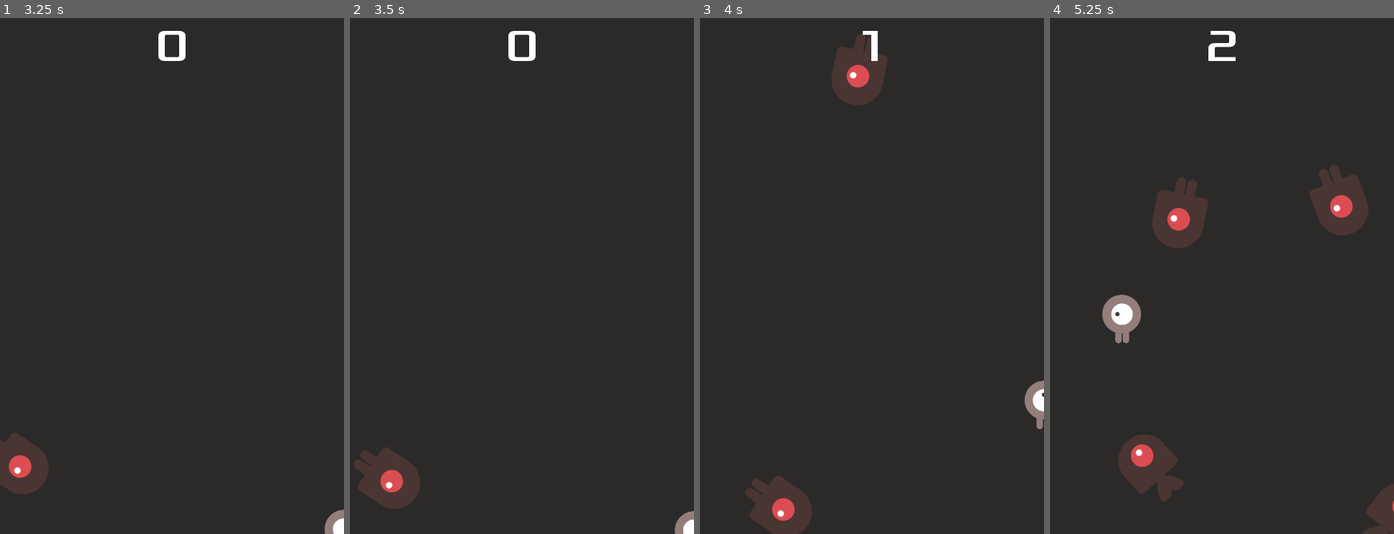
Above: before the commit, frames 1-4 (left to right).
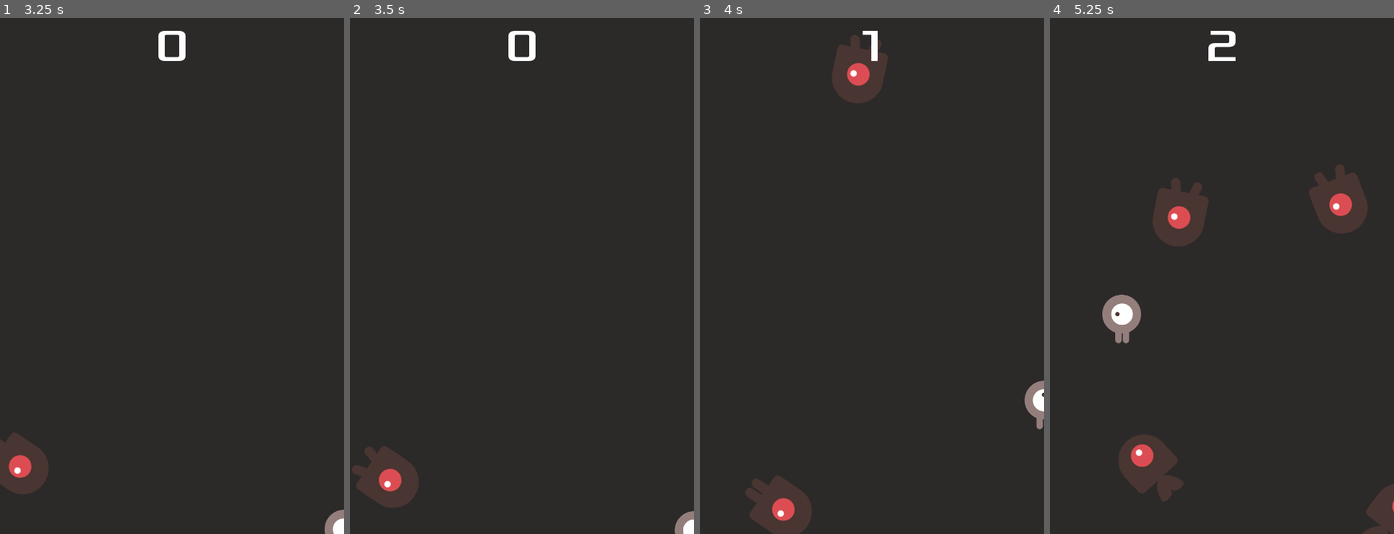
Above: after the commit, the same moments.

Repository: STYJ/Dodge-the-Creeps-enhanced-edition
Game: Godot game, scene res://main.tscn
The game is run twice, just before and just after one commit, with the same random seed, the same clock (stepped at 60 frames per second) and the same inputs.
Inputs:
- Up to frame 1 (3.25 s): click "Start" at 0.5 s; tap Enter at 1.25 s; hold Right (ui_right) 1.28-2.03 s; hold Down (ui_down) 2.03-2.78 s; hold Right (ui_right) from 2.78 s (still down)
- Up to frame 2 (3.5 s): keep holding Right (ui_right)
- Up to frame 3 (4 s): release Right (ui_right) at 3.53 s; hold Up (ui_up) from 3.53 s (still down)
- Up to frame 4 (5.25 s): release Up (ui_up) at 4.28 s; hold Left (ui_left) from 4.28 s (still down)

Frame 1 is identical in both runs. In frame 2, 0.3% of the frame differs, in the area x 0-21%, y 83-96%; in frame 3, 0.2%; in frame 4, 0.5%, in the area x 29-93%, y 28-45%.

Commit message:
animated mobs

Diff:
--- a/dodge the creeps/mob.tscn
+++ b/dodge the creeps/mob.tscn
@@ -21,7 +21,7 @@
 
 [sub_resource type="CapsuleShape2D" id=2]
 radius = 34.4012
-height = 30.7892
+height = 28.1196
 
 [node name="Mob" type="RigidBody2D" groups=[
 "mobs",
@@ -36,7 +36,8 @@
 [node name="AnimatedSprite" type="AnimatedSprite" parent="."]
 scale = Vector2( 0.75, 0.75 )
 frames = SubResource( 1 )
-animation = "fly"
+animation = "walk"
+playing = true
 
 [node name="CollisionShape2D" type="CollisionShape2D" parent="."]
 rotation = 1.5708
